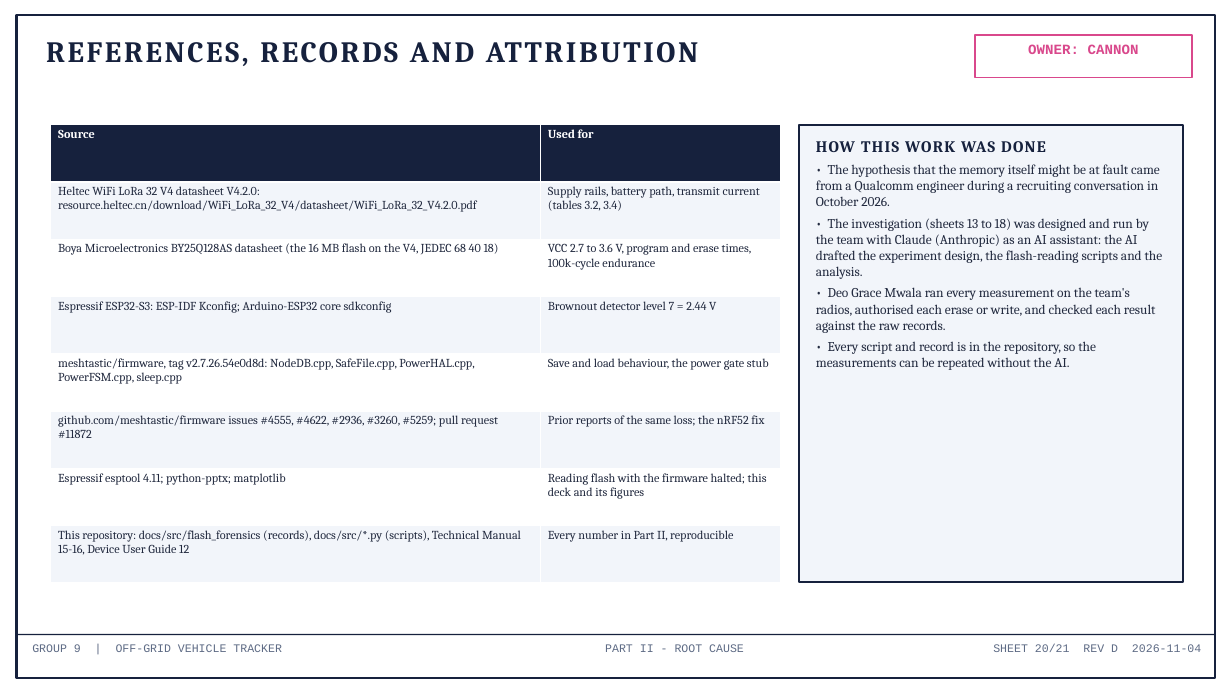
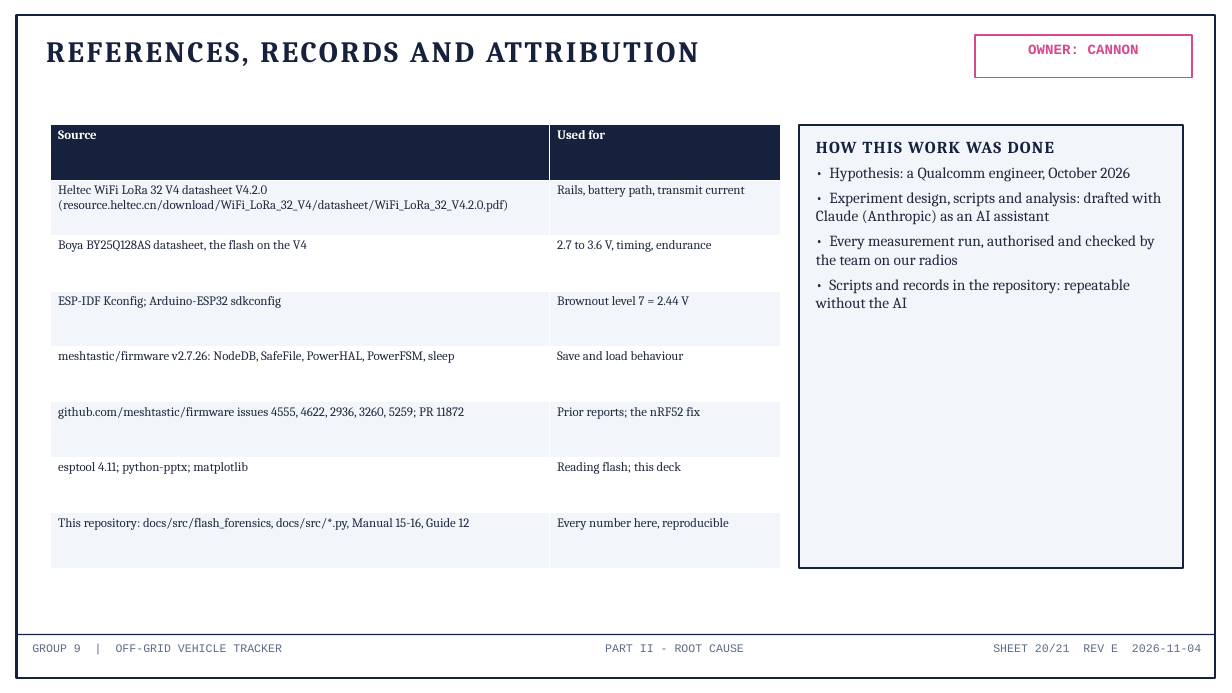
Before and after one commit to deosgracius/offgrid-vehicle-tracker, a slide deck: slide 20 of docs/presentations/Group9_Presentation.pptx. Drawn at 1232x693 pixels with LibreOffice and Linux fonts; fonts in the diff are those of the drawing. Boxes give left, top, right and bottom in pixels: in the first picture for what was removed or moved away, otherwise in the second. Text is boxed around its words. In the diff, an @@ line names an element or a change of style, - is before the commit and + after.

```diff
--- a/docs/presentations/Group9_Presentation.pptx
+++ b/docs/presentations/Group9_Presentation.pptx
@@ table at box(51, 125, 781, 568) @@
-row 2, column 1: Heltec WiFi LoRa 32 V4 datasheet V4.2.0: resource.heltec.cn/download/WiFi_LoRa_32_V4/datasheet/WiFi_LoRa_32_V4.2.0.pdf
+row 2, column 1: Heltec WiFi LoRa 32 V4 datasheet V4.2.0 (resource.heltec.cn/download/WiFi_LoRa_32_V4/datasheet/WiFi_LoRa_32_V4.2.0.pdf)
-row 2, column 2: Supply rails, battery path, transmit current (tables 3.2, 3.4)
+row 2, column 2: Rails, battery path, transmit current
-row 3, column 1: Boya Microelectronics BY25Q128AS datasheet (the 16 MB flash on the V4, JEDEC 68 40 18)
+row 3, column 1: Boya BY25Q128AS datasheet, the flash on the V4
-row 3, column 2: VCC 2.7 to 3.6 V, program and erase times, 100k-cycle endurance
+row 3, column 2: 2.7 to 3.6 V, timing, endurance
-row 4, column 1: Espressif ESP32-S3: ESP-IDF Kconfig; Arduino-ESP32 core sdkconfig
+row 4, column 1: ESP-IDF Kconfig; Arduino-ESP32 sdkconfig
-row 4, column 2: Brownout detector level 7 = 2.44 V
+row 4, column 2: Brownout level 7 = 2.44 V
-row 5, column 1: meshtastic/firmware, tag v2.7.26.54e0d8d: NodeDB.cpp, SafeFile.cpp, PowerHAL.cpp, PowerFSM.cpp, sleep.cpp
+row 5, column 1: meshtastic/firmware v2.7.26: NodeDB, SafeFile, PowerHAL, PowerFSM, sleep
-row 5, column 2: Save and load behaviour, the power gate stub
+row 5, column 2: Save and load behaviour
-row 6, column 1: github.com/meshtastic/firmware issues #4555, #4622, #2936, #3260, #5259; pull request #11872
+row 6, column 1: github.com/meshtastic/firmware issues 4555, 4622, 2936, 3260, 5259; PR 11872
-row 6, column 2: Prior reports of the same loss; the nRF52 fix
+row 6, column 2: Prior reports; the nRF52 fix
-row 7, column 1: Espressif esptool 4.11; python-pptx; matplotlib
+row 7, column 1: esptool 4.11; python-pptx; matplotlib
-row 7, column 2: Reading flash with the firmware halted; this deck and its figures
+row 7, column 2: Reading flash; this deck
-row 8, column 1: This repository: docs/src/flash_forensics (records), docs/src/*.py (scripts), Technical Manual 15-16, Device User Guide 12
+row 8, column 1: This repository: docs/src/flash_forensics, docs/src/*.py, Manual 15-16, Guide 12
-row 8, column 2: Every number in Part II, reproducible
+row 8, column 2: Every number here, reproducible
@@ size 9.5 to 10 pt in "Source", "Used for" @@
@@ rectangle: place and size @@
-rectangle at box(799, 125, 1183, 582)
+rectangle at box(799, 125, 1183, 568)
@@ text at box(816, 141, 1054, 153): size 12.5 to 13 pt in "HOW THIS WORK WAS DONE" @@
@@ text at box(816, 167, 1161, 308): text changed; size 10.5 to 12 pt @@
-• The hypothesis that the memory itself might be at fault came from a Qualcomm engineer during a recruiting conversation in October 2026.
-• The investigation (sheets 13 to 18) was designed and run by the team with Claude (Anthropic) as an AI assistant: the AI drafted the experiment design, the flash-reading scripts and the analysis.
-• Deo Grace Mwala ran every measurement on the team's radios, authorised each erase or write, and checked each result against the raw records.
-• Every script and record is in the repository, so the measurements can be repeated without the AI.
+• Hypothesis: a Qualcomm engineer, October 2026
+• Experiment design, scripts and analysis: drafted with Claude (Anthropic) as an AI assistant
+• Every measurement run, authorised and checked by the team on our radios
+• Scripts and records in the repository: repeatable without the AI
@@ text at box(993, 644, 1201, 652): text changed @@
-SHEET 20/21 REV D 2026-11-04
+SHEET 20/21 REV E 2026-11-04
```
Also in this commit, not shown: 20 other slides changed, 24 other files.
